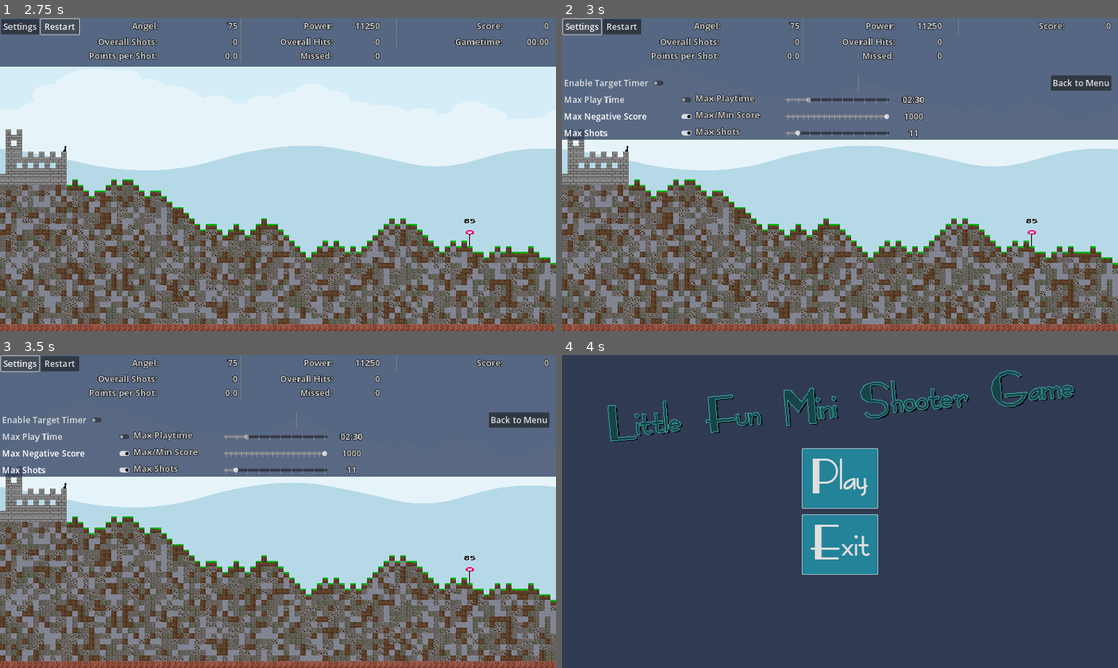
Above: before the commit, frames 1-4 (two rows, left to right).
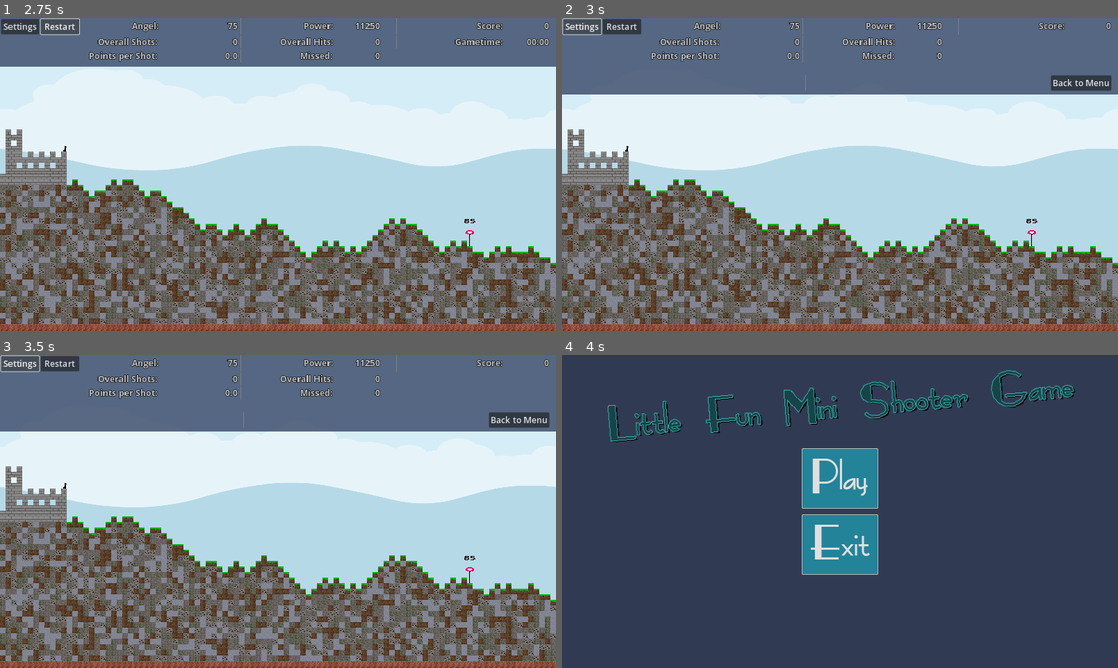
Above: after the commit, the same moments.

Repository: Coding-4Fun/Just4Fun_Mini_Shootergame
Game: Godot game, scene res://MainGameScene/MainGame.tscn
Two runs of this game, one before a commit and one after it. Both use one fixed random seed, a clock stepped at 60 frames per second and the inputs below. This scene is started directly instead of the project's main scene.
Inputs:
- Up to frame 1 (2.75 s): click "Restart" at 0.5 s; click "Restart" at 1.25 s; click "Restart" at 2 s
- Up to frame 2 (3 s): click "Settings" at 2.75 s
- Up to frame 3 (3.5 s): no input
- Up to frame 4 (4 s): click "Back to Menu" at 3.5 s

Frame 1 is identical in both runs. In frame 2, 15% of the frame differs, in the area x 0-100%, y 18-39%; in frame 3, 15%; in frame 4, nothing differs.

Commit message:
Rem: Dependencies to IngameUISettings ===: Move file/s to .unused Add: BackToMenu Button to IngameUI

Diff:
--- a/Globals/GameConfig/config.gd
+++ b/Globals/GameConfig/config.gd
@@ -109,10 +109,6 @@
 		print("Bitte name eingeben")
 
 
-func _on_dummytarget_TimerChange(newValue:bool) -> void:
-	Config.config_data["Game"]["DummyTarget"]["TimerEnabled"] = newValue
-
-
 func _on_config_value_changed(obj: String= "", value : Variant = null, root: String = "Game", group: String= "") -> void:
 	# Check Object for Empty
 	if obj.is_empty():
--- a/UI/InGameUI/IngameUI_Redesign.tscn
+++ b/UI/InGameUI/IngameUI_Redesign.tscn
@@ -1,7 +1,6 @@
-[gd_scene load_steps=4 format=3 uid="uid://ncuxb50cjisf"]
+[gd_scene load_steps=3 format=3 uid="uid://ncuxb50cjisf"]
 
 [ext_resource type="Script" path="res://UI/InGameUI/ingameui.gd" id="1_2tfgw"]
-[ext_resource type="PackedScene" uid="uid://chpd7ewn37es" path="res://UI/Settings/InGameUISettings.tscn" id="2_mqj4i"]
 
 [sub_resource type="CanvasItemMaterial" id="CanvasItemMaterial_uui47"]
 
@@ -315,9 +314,37 @@
 custom_minimum_size = Vector2(15, 0)
 layout_mode = 2
 
-[node name="VBoxSetting" parent="BoxContainer" instance=ExtResource("2_mqj4i")]
+[node name="VBoxSetting" type="VBoxContainer" parent="BoxContainer"]
 visible = false
+z_index = 10
+custom_minimum_size = Vector2(80, 0)
+layout_mode = 2
+size_flags_horizontal = 3
+mouse_filter = 0
+
+[node name="HSeparator" type="HSeparator" parent="BoxContainer/VBoxSetting"]
+custom_minimum_size = Vector2(0, 30)
+layout_mode = 2
+size_flags_vertical = 3
+
+[node name="hBoxOptions" type="HBoxContainer" parent="BoxContainer/VBoxSetting"]
+layout_mode = 2
+mouse_filter = 2
+
+[node name="vSeparator" type="VSeparator" parent="BoxContainer/VBoxSetting/hBoxOptions"]
+layout_mode = 2
+size_flags_horizontal = 3
+mouse_filter = 2
+
+[node name="buttBackToMenu" type="Button" parent="BoxContainer/VBoxSetting/hBoxOptions"]
+layout_mode = 2
+theme_type_variation = &"InGameUIHudButton"
+text = "Back to Menu"
+
+[node name="VSeparator3" type="VSeparator" parent="BoxContainer/VBoxSetting/hBoxOptions"]
+custom_minimum_size = Vector2(15, 0)
 layout_mode = 2
 
 [connection signal="pressed" from="BoxContainer/HBoxHudTop/MarginContainer/hBoxUIButtons/buttGameOptions" to="." method="_on_buttGameOptions_pressed"]
 [connection signal="pressed" from="BoxContainer/HBoxHudTop/MarginContainer/hBoxUIButtons/buttGameReset" to="." method="_on_buttGameReset_button_pressed"]
+[connection signal="pressed" from="BoxContainer/VBoxSetting/hBoxOptions/buttBackToMenu" to="." method="_on_butt_back_to_menu_pressed"]
--- a/UI/InGameUI/ingameui.gd
+++ b/UI/InGameUI/ingameui.gd
@@ -1,16 +1,19 @@
 extends Control
-
-## Handle Signals for UI Updates
 
 var _shots : float = 0
 var _score : float = 0
 var _hits : float = 0
 var _missed : float = 0
 
-var _backgroundMin := Vector2i(130,350)
+## Holds the background size
+## x = w/o Settings
+## y = w/ Settings
+@export var _backgroundMin := Vector2i(130,220)
 
+## Handle Signals for UI Updates
 signal UIResetGame
 signal UIdummyTargetTimerChange
+
 
 @onready var OptionUI = $BoxContainer/VBoxSetting
 @onready var GameHudUI = $BoxContainer/HBoxHudMiddle
@@ -33,10 +36,10 @@
 	if !SignalBus.CannonShoot.is_connected(self._on_Cannon_Shot):
 		if SignalBus.CannonShoot.connect(self._on_Cannon_Shot) != OK:
 			print("Error - InGameUI.gd: connect signal CannonShoot")
-
-	if !UIdummyTargetTimerChange.is_connected(Config._on_dummytarget_TimerChange):
-		if UIdummyTargetTimerChange.connect(Config._on_dummytarget_TimerChange) != OK:
-			print("Error - InGameUI.gd: connect signal UIdummyTargetTimerChange")
+#
+	#if !UIdummyTargetTimerChange.is_connected(Config._on_dummytarget_TimerChange):
+		#if UIdummyTargetTimerChange.connect(Config._on_dummytarget_TimerChange) != OK:
+			#print("Error - InGameUI.gd: connect signal UIdummyTargetTimerChange")
 
 	var test = Preloads.PlayerLeft.find_child("Cannon")
 
@@ -115,3 +118,13 @@
 
 func _on_buttSwitchTargetTimer_pressed() -> void:
 	UIdummyTargetTimerChange.emit($BoxContainer/VBoxSetting/hBoxOptions/buttSwitchTargetTimer.button_pressed)
+
+
+func _on_butt_back_to_menu_pressed() -> void:
+###	assert(get_tree().change_scene_to(Preloads.MainMenuScene) == OK, "Error: change_scene_to()::buttBackToMenu_pressed")
+	if !GSM.GameTimer.is_stopped():
+		GSM.GameTimer.stop()
+
+	Config.save_gameconfig()
+	if get_tree().change_scene_to_packed(Preloads.MainMenuScene) != OK:
+		print("Error: change_scene_to()::buttBackToMenu_pressed")
Not shown, changed: .unused/InGameUISettings.tscn
